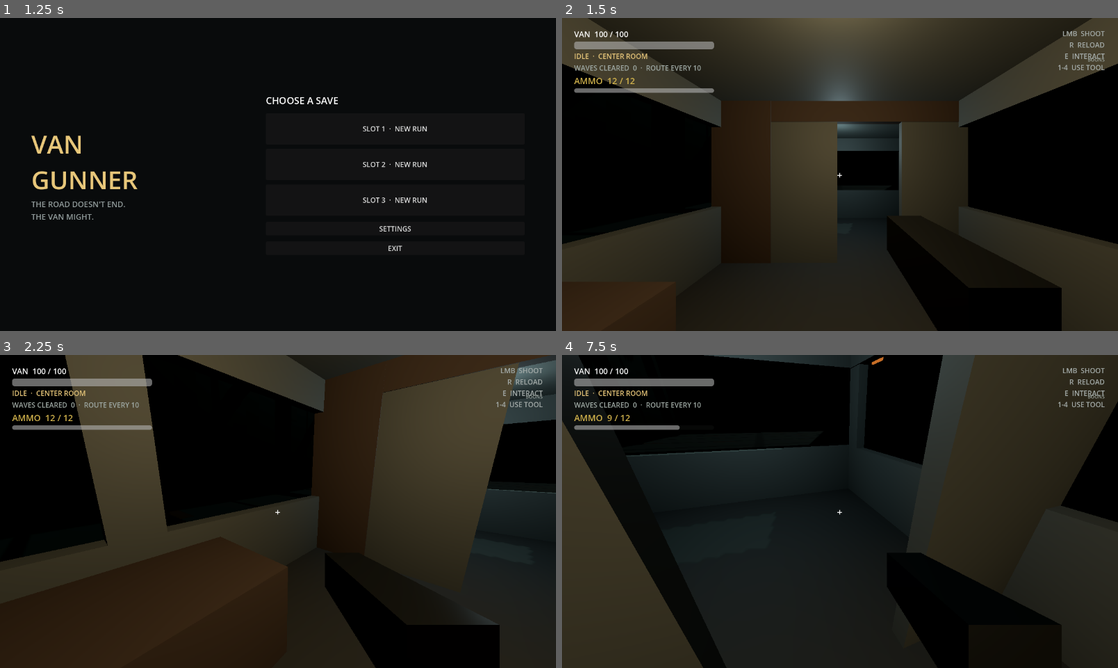
Above: before the commit, frames 1-4 (two rows, left to right).
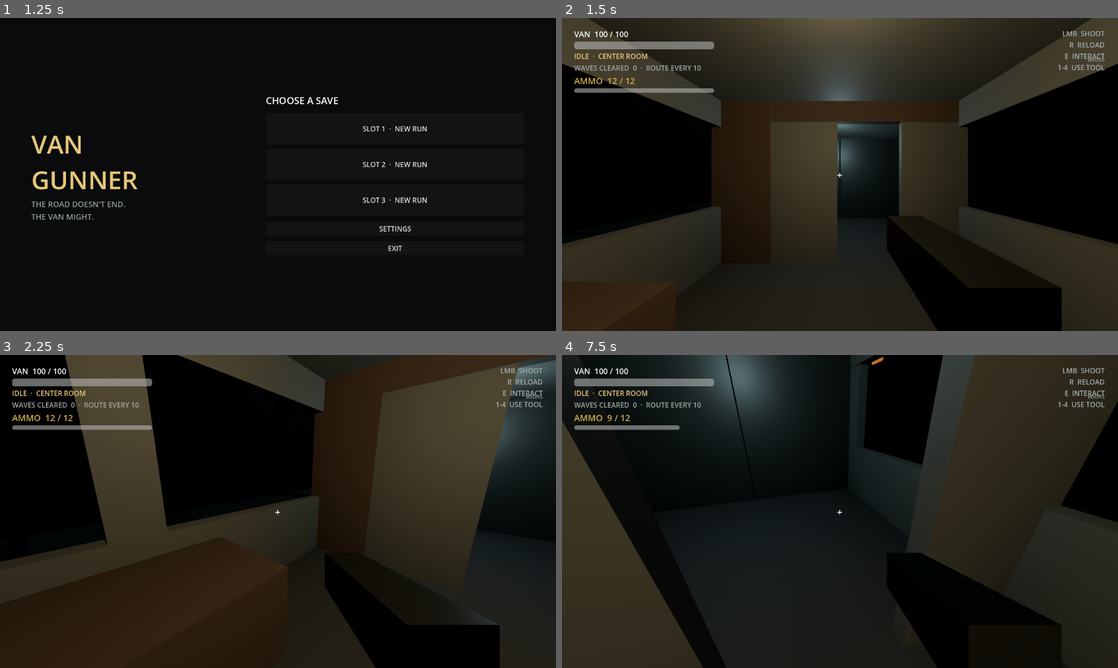
Above: after the commit, the same moments.

Repository: SebastianFreitas/van-gunner
Game: Godot game, scene res://scenes/boot/boot.tscn
The game is run twice, just before and just after one commit, with the same random seed, the same clock (stepped at 60 frames per second) and the same inputs.
Inputs (mouse positions are in pixels of both pictures, inside the frame that each line leads up to):
- Up to frame 1 (1.25 s): tap Enter at 0.5 s; move the mouse to (400, 158) at 0.52 s; hold D (move_right) from 0.53 s (still down); hold E (interact) from 0.53 s (still down)
- Up to frame 2 (1.5 s): release D (move_right) at 1.25 s; release E (interact) at 1.25 s; click "SLOT 1 · NEW RUN" at 1.25 s
- Up to frame 3 (2.25 s): tap Space at 2 s; move the mouse to (250, 511) at 2.02 s; hold W (move_forward) from 2.03 s (still down); tap E (interact) at 2.1 s
- Up to frame 4 (7.5 s): move the mouse to (851, 505) at 2.77 s; press the mouse at (851, 505) at 2.78 s; tap E (interact) at 3.05, 3.8, 4.55, 6.05, 6.8 s; tap Enter at 3.5, 5.75 s; move the mouse to (834, 517) at 3.52 s; release the mouse at (834, 517) at 3.53 s; tap 1 (use_slot_1) at 3.6 s; tap Space at 4.25 s; move the mouse to (878, 514) at 4.27 s; hold 2 (use_slot_2) 4.28-5 s; tap H (debug_console) at 4.9 s; release W (move_forward) at 5 s; click (840, 649) at 5.02 s; type "12" at 5.1 s; move the mouse to (673, 464) at 5.77 s; hold A (move_left) 5.78-6.53 s; tap 3 (use_slot_3) at 5.85 s; tap Escape (pause) at 6.4 s; move the mouse to (845, 511) at 6.52 s; hold W (move_forward) 6.53-7.28 s; hold 4 (use_slot_4) 6.53-7.28 s; move the mouse to (817, 505) at 7.27 s; hold D (move_right) from 7.28 s (still down); tap Tab at 7.35 s

Frame 1 is identical in both runs. In frame 2, 0.7% of the frame differs, in the area x 49-57%, y 38-63%; in frame 3, 1.8%; in frame 4, 5.8%, in the area x 11-44%, y 0-46%.

Commit message:
Add truck-style swinging rear doors with interact open/close.
Co-authored-by: Cursor <cursoragent@cursor.com>

Diff:
--- a/scenes/van/van.tscn
+++ b/scenes/van/van.tscn
@@ -12,6 +12,8 @@
 [ext_resource type="PackedScene" uid="uid://dyn2nx35s88gm" path="res://scenes/corridor/corridor_t_junction.tscn" id="11"]
 [ext_resource type="PackedScene" path="res://scenes/ui/item_hud.tscn" id="12"]
 [ext_resource type="PackedScene" path="res://scenes/ui/bench_screen.tscn" id="13"]
+[ext_resource type="Script" path="res://scripts/run/rear_doors.gd" id="14"]
+[ext_resource type="Script" path="res://scripts/run/rear_door_interact.gd" id="15"]
 
 [sub_resource type="Environment" id="IndustrialEnvironment"]
 background_mode = 1
@@ -60,14 +62,14 @@
 [sub_resource type="BoxShape3D" id="SidePillarShape"]
 size = Vector3(0.18, 1.5, 0.42)
 
-[sub_resource type="BoxMesh" id="RearRailMesh"]
-size = Vector3(4.8, 1.05, 0.18)
-
-[sub_resource type="BoxShape3D" id="RearRailShape"]
-size = Vector3(4.8, 1.05, 0.18)
-
-[sub_resource type="BoxShape3D" id="RearUpperRailShape"]
-size = Vector3(4.8, 0.546, 0.18)
+[sub_resource type="BoxMesh" id="RearDoorMesh"]
+size = Vector3(2.38, 3.1, 0.16)
+
+[sub_resource type="BoxShape3D" id="RearDoorLeafShape"]
+size = Vector3(2.38, 3.1, 0.16)
+
+[sub_resource type="BoxShape3D" id="RearDoorBlockerShape"]
+size = Vector3(4.76, 3.1, 0.18)
 
 [sub_resource type="BoxMesh" id="FrontPanelMesh"]
 size = Vector3(1.6, 2.65, 0.2)
@@ -244,25 +246,48 @@
 transform = Transform3D(1, 0, 0, 0, 1, 0, 0, 0, 1, 2.31, 1.775, -2)
 shape = SubResource("SidePillarShape")
 
-[node name="RearWall" type="StaticBody3D" parent="TravelPath/VanFollow/VanRig/Interior/Shell" unique_id=1122502090]
-
-[node name="Lower" type="MeshInstance3D" parent="TravelPath/VanFollow/VanRig/Interior/Shell/RearWall" unique_id=51340248]
-transform = Transform3D(1, 0, 0, 0, 1, 0, 0, 0, 1, 0, 0.525, 4.71)
-material_override = SubResource("WallMaterial")
-mesh = SubResource("RearRailMesh")
-
-[node name="LowerCollision" type="CollisionShape3D" parent="TravelPath/VanFollow/VanRig/Interior/Shell/RearWall" unique_id=1668741396]
-transform = Transform3D(1, 0, 0, 0, 1, 0, 0, 0, 1, 0, 0.525, 4.71)
-shape = SubResource("RearRailShape")
-
-[node name="Upper" type="MeshInstance3D" parent="TravelPath/VanFollow/VanRig/Interior/Shell/RearWall" unique_id=1576193080]
-transform = Transform3D(1, 0, 0, 0, 0.52, 0, 0, 0, 1, 0, 2.8105245, 4.71)
-material_override = SubResource("WallMaterial")
-mesh = SubResource("RearRailMesh")
-
-[node name="UpperCollision" type="CollisionShape3D" parent="TravelPath/VanFollow/VanRig/Interior/Shell/RearWall" unique_id=1788784776]
-transform = Transform3D(1, 0, 0, 0, 1, 0, 0, 0, 1, 0, 2.875, 4.71)
-shape = SubResource("RearUpperRailShape")
+[node name="RearWall" type="Node3D" parent="TravelPath/VanFollow/VanRig/Interior/Shell" unique_id=1122502090 groups=["rear_doors"]]
+script = ExtResource("14")
+
+[node name="LeftHinge" type="Node3D" parent="TravelPath/VanFollow/VanRig/Interior/Shell/RearWall" unique_id=51340248]
+transform = Transform3D(1, 0, 0, 0, 1, 0, 0, 0, 1, -2.39, 1.55, 4.71)
+
+[node name="Panel" type="MeshInstance3D" parent="TravelPath/VanFollow/VanRig/Interior/Shell/RearWall/LeftHinge" unique_id=1668741396]
+transform = Transform3D(1, 0, 0, 0, 1, 0, 0, 0, 1, 1.19, 0, 0)
+material_override = SubResource("DoorMaterial")
+mesh = SubResource("RearDoorMesh")
+
+[node name="Interact" type="StaticBody3D" parent="TravelPath/VanFollow/VanRig/Interior/Shell/RearWall/LeftHinge" unique_id=1668741397]
+transform = Transform3D(1, 0, 0, 0, 1, 0, 0, 0, 1, 1.19, 0, 0)
+collision_layer = 2
+collision_mask = 0
+script = ExtResource("15")
+
+[node name="Collision" type="CollisionShape3D" parent="TravelPath/VanFollow/VanRig/Interior/Shell/RearWall/LeftHinge/Interact" unique_id=1668741398]
+shape = SubResource("RearDoorLeafShape")
+
+[node name="RightHinge" type="Node3D" parent="TravelPath/VanFollow/VanRig/Interior/Shell/RearWall" unique_id=1576193080]
+transform = Transform3D(1, 0, 0, 0, 1, 0, 0, 0, 1, 2.39, 1.55, 4.71)
+
+[node name="Panel" type="MeshInstance3D" parent="TravelPath/VanFollow/VanRig/Interior/Shell/RearWall/RightHinge" unique_id=1788784776]
+transform = Transform3D(1, 0, 0, 0, 1, 0, 0, 0, 1, -1.19, 0, 0)
+material_override = SubResource("DoorMaterial")
+mesh = SubResource("RearDoorMesh")
+
+[node name="Interact" type="StaticBody3D" parent="TravelPath/VanFollow/VanRig/Interior/Shell/RearWall/RightHinge" unique_id=1788784779]
+transform = Transform3D(1, 0, 0, 0, 1, 0, 0, 0, 1, -1.19, 0, 0)
+collision_layer = 2
+collision_mask = 0
+script = ExtResource("15")
+
+[node name="Collision" type="CollisionShape3D" parent="TravelPath/VanFollow/VanRig/Interior/Shell/RearWall/RightHinge/Interact" unique_id=1788784780]
+shape = SubResource("RearDoorLeafShape")
+
+[node name="Blocker" type="StaticBody3D" parent="TravelPath/VanFollow/VanRig/Interior/Shell/RearWall" unique_id=1788784777]
+
+[node name="Collision" type="CollisionShape3D" parent="TravelPath/VanFollow/VanRig/Interior/Shell/RearWall/Blocker" unique_id=1788784778]
+transform = Transform3D(1, 0, 0, 0, 1, 0, 0, 0, 1, 0, 1.55, 4.71)
+shape = SubResource("RearDoorBlockerShape")
 
 [node name="FrontPartition" type="StaticBody3D" parent="TravelPath/VanFollow/VanRig/Interior" unique_id=450567163]
 
--- a/scripts/debug/debug_commands.gd
+++ b/scripts/debug/debug_commands.gd
@@ -33,6 +33,8 @@
 				matches = _filter_prefix(_boon_pool_names(), "")
 			"summon":
 				matches = _filter_prefix(["enemy"], "")
+			"reardoor":
+				matches = _filter_prefix(["open", "close", "toggle"], "")
 			"list":
 				matches = _filter_prefix(["boons", "items", "commands"], "")
 			_:
@@ -43,6 +45,8 @@
 		matches = _filter_prefix(_boon_pool_names(), partial)
 	elif parts[0] == "summon":
 		matches = _filter_prefix(["enemy"], partial)
+	elif parts[0] == "reardoor":
+		matches = _filter_prefix(["open", "close", "toggle"], partial)
 	elif parts[0] == "list":
 		matches = _filter_prefix(["boons", "items", "commands"], partial)
 	else:
@@ -83,6 +87,7 @@
 		"phase": _cmd_phase,
 		"boonpool": _cmd_boonpool,
 		"list": _cmd_list,
+		"reardoor": _cmd_reardoor,
 	}
 
 
@@ -104,6 +109,7 @@
 		+ "  list boons [q]  browse boon ids (optional filter)\n"
 		+ "  list items [q]  browse all item ids\n"
 		+ "  phase          print current run phase\n"
+		+ "  reardoor [open|close|toggle]  swing the van rear doors\n"
 		+ "  Tab            autocomplete command or item id"
 	) % ", ".join(names)
 
@@ -230,6 +236,26 @@
 	)
 
 
+func _cmd_reardoor(args: Array) -> String:
+	var doors := get_tree().get_first_node_in_group(&"rear_doors")
+	if doors == null or not doors.has_method("toggle"):
+		return "Rear doors not found."
+	var action: String = str(args[0]).to_lower() if not args.is_empty() else "toggle"
+	match action:
+		"open":
+			doors.open()
+			return "Rear doors opening."
+		"close":
+			doors.close()
+			return "Rear doors closing."
+		"toggle":
+			var was_open: bool = doors.is_open()
+			doors.toggle()
+			return "Rear doors %s." % ("closing" if was_open else "opening")
+		_:
+			return "Usage: reardoor [open|close|toggle]"
+
+
 func _load_item(item_id: String) -> ItemDefinition:
 	return ItemRegistry.load_by_id(item_id)
 
--- /dev/null
+++ b/scripts/run/rear_door_interact.gd
@@ -0,0 +1,20 @@
+extends Interactable
+
+## Layer-2-only hit target on a rear door leaf. Forwards to RearWall.
+
+
+func get_interaction_prompt() -> String:
+	var doors := _doors()
+	if doors == null:
+		return ""
+	return doors.get_interaction_prompt()
+
+
+func interact(actor: Node3D) -> void:
+	var doors := _doors()
+	if doors:
+		doors.interact(actor)
+
+
+func _doors() -> Node:
+	return get_parent().get_parent()
--- /dev/null
+++ b/scripts/run/rear_doors.gd
@@ -0,0 +1,78 @@
+extends Node3D
+
+## Truck-style rear double doors. Visual hinges swing; collision stays on a fixed
+## blocker so opening never pushes the player.
+
+signal opened
+signal closed
+
+@export var open_angle_deg := 110.0
+@export var open_duration := 0.9
+
+@onready var _left_hinge: Node3D = $LeftHinge
+@onready var _right_hinge: Node3D = $RightHinge
+@onready var _blocker: CollisionShape3D = $Blocker/Collision
+
+var _is_open := false
+var _tween: Tween
+
+
+func is_open() -> bool:
+	return _is_open
+
+
+func get_interaction_prompt() -> String:
+	if _is_open:
+		return "E  CLOSE REAR DOORS"
+	return "E  OPEN REAR DOORS"
+
+
+func interact(_actor: Node3D) -> void:
+	toggle()
+
+
+func open() -> void:
+	if _is_open:
+		return
+	_is_open = true
+	# Drop the wall immediately so the swing never scrapes the player.
+	_set_blocker_enabled(false)
+	_animate_doors(true)
+	opened.emit()
+
+
+func close() -> void:
+	if not _is_open:
+		return
+	_is_open = false
+	_animate_doors(false)
+	# Restore the wall only after panels are shut.
+	await _tween.finished
+	if not _is_open:
+		_set_blocker_enabled(true)
+		closed.emit()
+
+
+func toggle() -> void:
+	if _is_open:
+		close()
+	else:
+		open()
+
+
+func _set_blocker_enabled(enabled: bool) -> void:
+	_blocker.disabled = not enabled
+
+
+func _animate_doors(opening: bool) -> void:
+	if _tween:
+		_tween.kill()
+	_tween = create_tween()
+	_tween.set_parallel(true)
+	_tween.set_ease(Tween.EASE_IN_OUT)
+	_tween.set_trans(Tween.TRANS_CUBIC)
+	var angle := deg_to_rad(open_angle_deg)
+	var left_y := -angle if opening else 0.0
+	var right_y := angle if opening else 0.0
+	_tween.tween_property(_left_hinge, "rotation:y", left_y, open_duration)
+	_tween.tween_property(_right_hinge, "rotation:y", right_y, open_duration)
Not shown, added: scripts/run/rear_door_interact.gd.uid
Not shown, added: scripts/run/rear_doors.gd.uid
